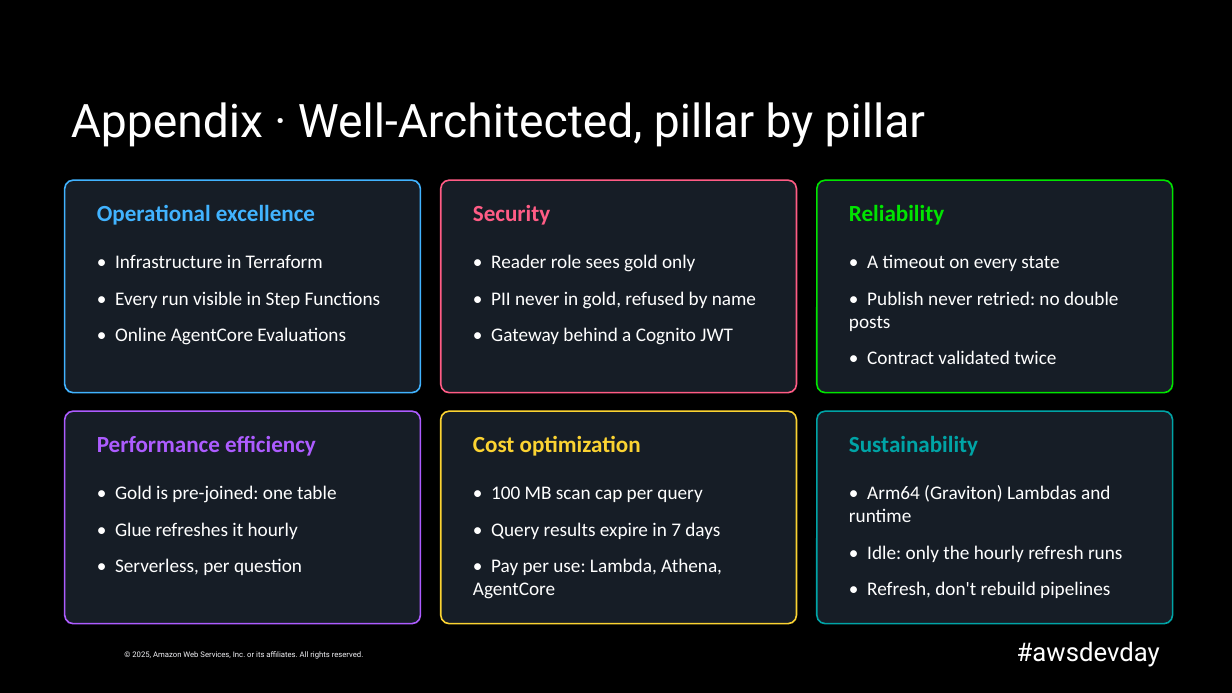
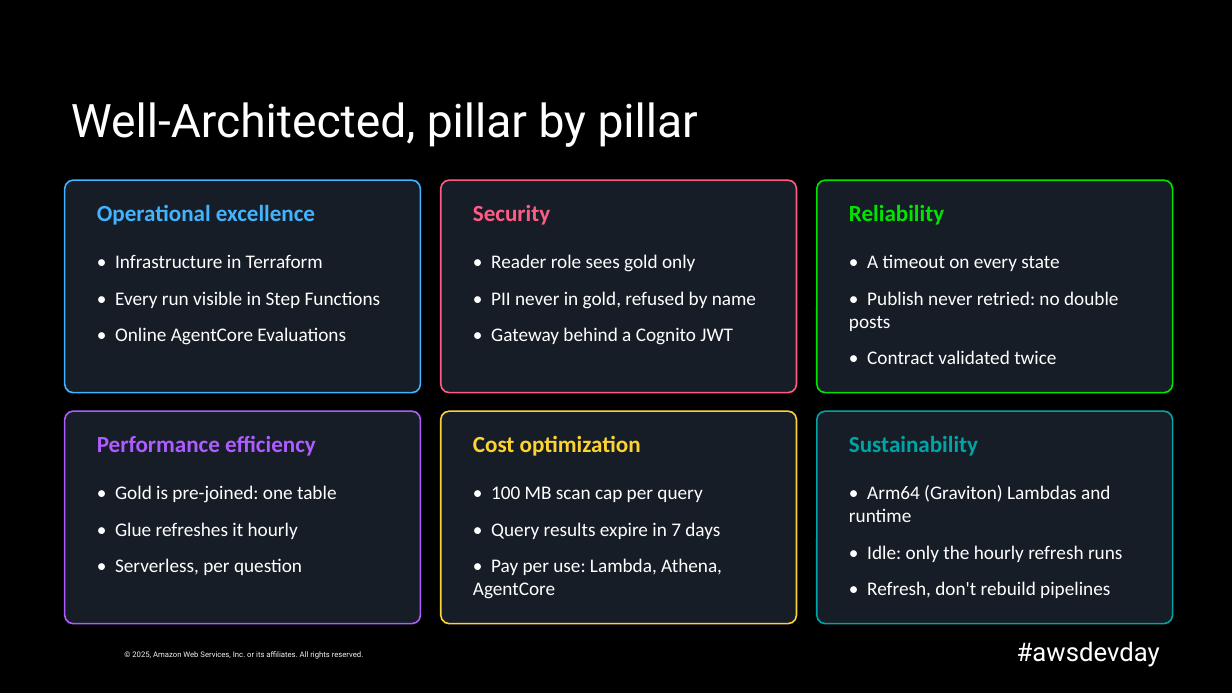
Before and after one commit to caroline-cah/lakehouse-harness, a slide deck: slide 32 of talk/harness-engineering-live.pptx (slide 39 before the commit). Drawn at 1232x693 pixels with LibreOffice and Linux fonts; fonts in the diff are those of the drawing; background and template pictures are left out. Boxes give left, top, right and bottom in pixels: in the first picture for what was removed or moved away, otherwise in the second. Text is boxed around its words. In the diff, an @@ line names an element or a change of style, - is before the commit and + after.

```diff
--- a/talk/harness-engineering-live.pptx
+++ b/talk/harness-engineering-live.pptx
@@ title at <box>71,102,698,147</box>: text changed @@
-Appendix · Well-Architected, pillar by pillar
+Well-Architected, pillar by pillar
```
Also in this commit, not shown: 15 other slides changed, 16 slides added, 20 slides removed, 2 other files.
